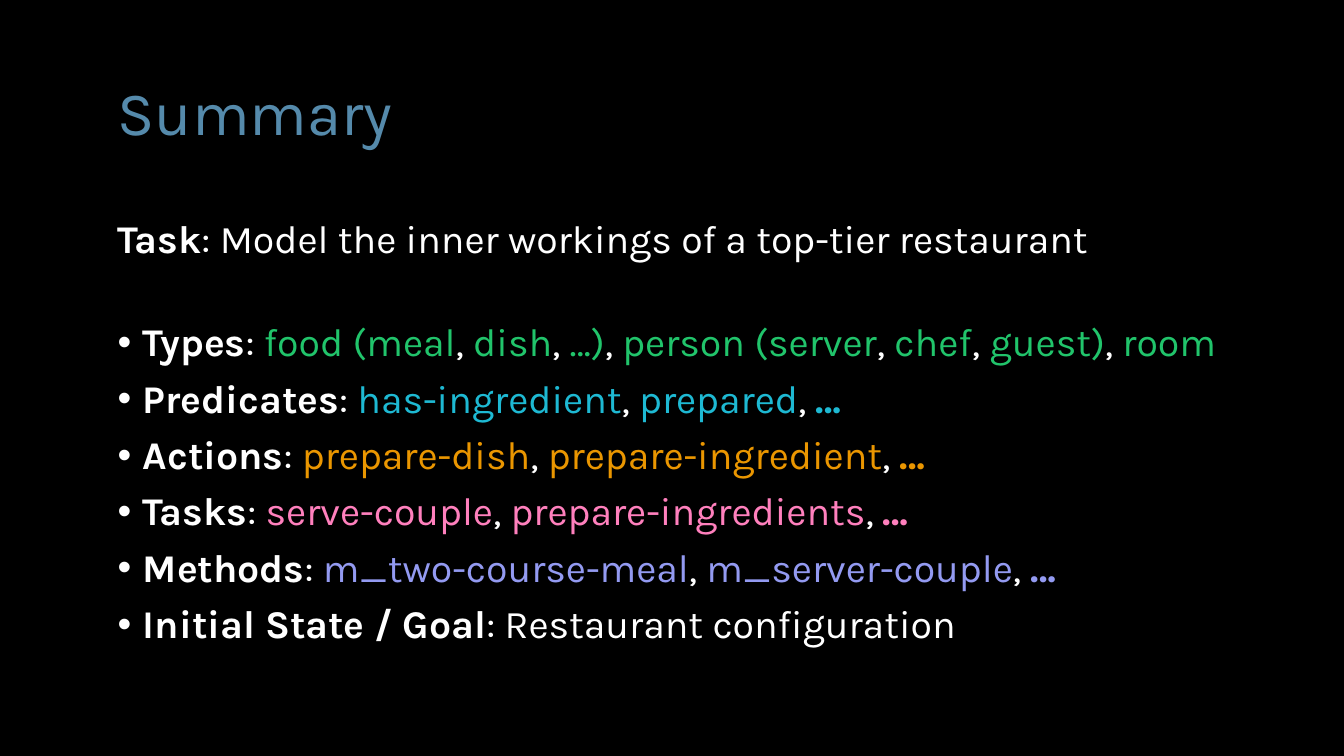
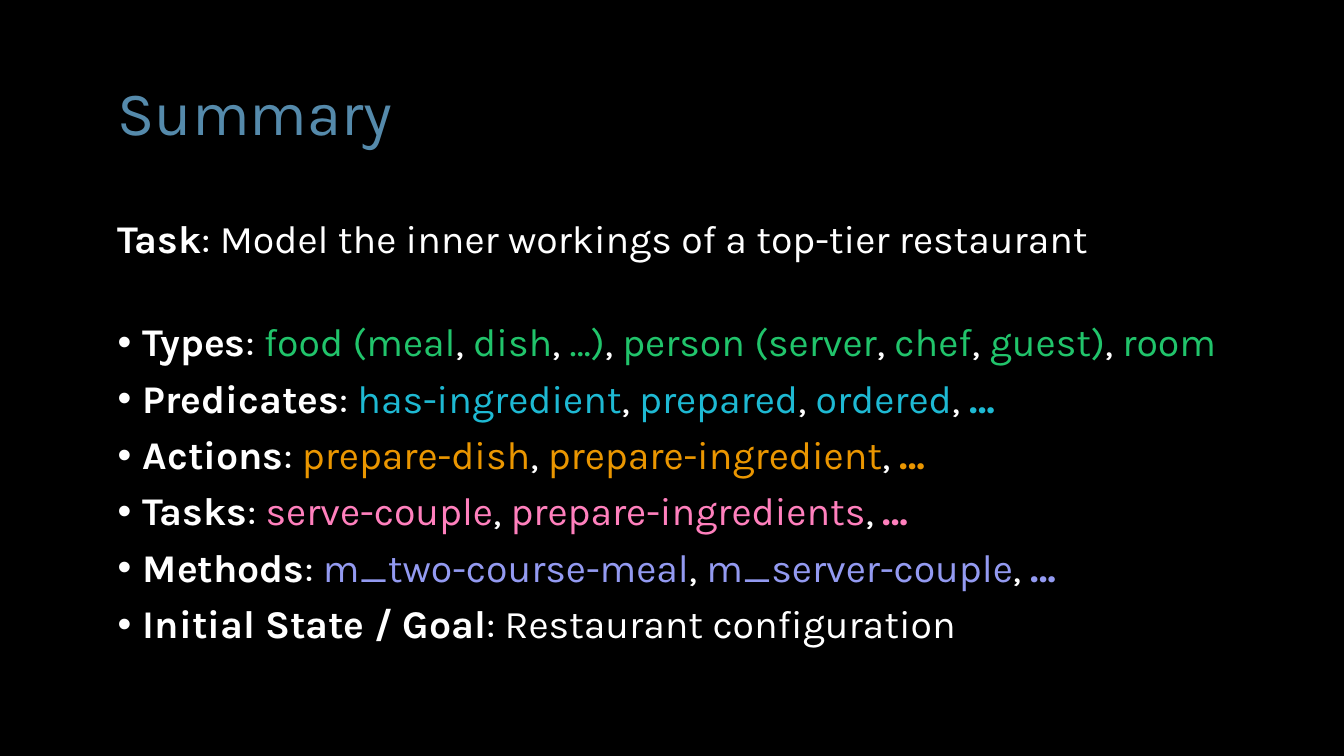
Before and after one commit to AI-Planning/modeling-in-pddl, a slide deck: slide 5 of exercises/cisc-813/htn/slides.pptx. Drawn at 1344x756 pixels with LibreOffice and Linux fonts; fonts in the diff are those of the drawing. Boxes give left, top, right and bottom in pixels: in the first picture for what was removed or moved away, otherwise in the second. Text is boxed around its words. In the diff, an @@ line names an element or a change of style, - is before the commit and + after.

```diff
--- a/exercises/cisc-813/htn/slides.pptx
+++ b/exercises/cisc-813/htn/slides.pptx
@@ text at (143,385,960,423): text changed @@
-• Predicates: has-ingredient, prepared, …
+• Predicates: has-ingredient, prepared, ordered, …
```
Also in this commit, not shown: 2 other slides changed, 7 slides added, 8 slides removed, 10 other files.
